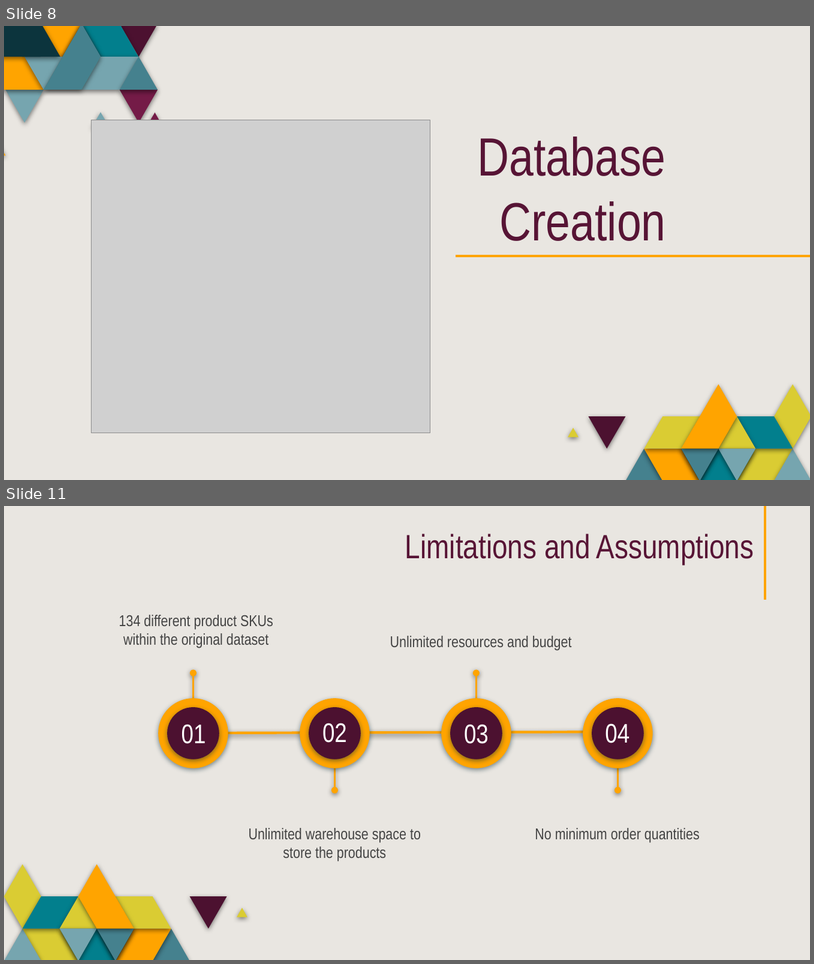
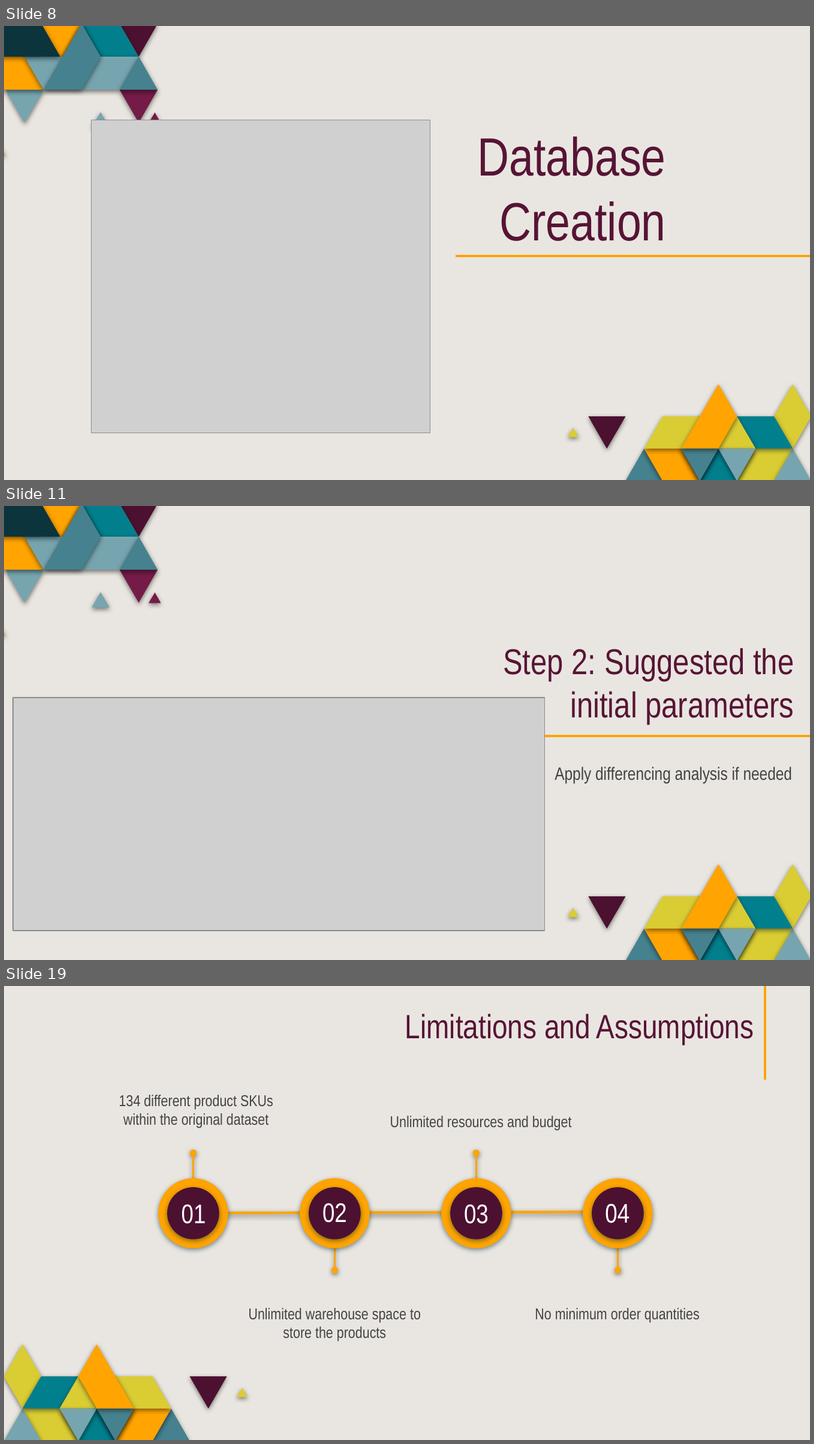
Before and after one commit to saraparveen26/Sales-Volume-Forecasting, a slide deck: Project_Presentation/PowerPoint Presentation1.pptx. Shown one above the other, each under a label of ours: slides 8 and 11 before the commit, slides 8, 11 and 19 after it; the slides between them are not shown. The pictures are 814x964 and 814x1444 pixels, drawn with LibreOffice and Linux fonts; fonts in the diff are those of the drawing; grey boxes stand for pictures. Boxes give left, top, right and bottom in pixels: in the first picture for what was removed or moved away, otherwise in the second. Text is boxed around its words. In the diff, an @@ line names an element or a change of style, - is before the commit and + after.

Commit message:
slides updated + images added

```diff
--- a/Project_Presentation/PowerPoint Presentation1.pptx
+++ b/Project_Presentation/PowerPoint Presentation1.pptx
@@ slide 11 added at bbox=[4, 506, 810, 960], background #E9E6E1; not listed: 37 template elements that a slide beside it also shows @@
@@ title added at bbox=[503, 648, 795, 724], 32 pt, text #571435 @@
+Step 2: Suggested the initial parameters
@@ picture added at bbox=[13, 697, 545, 930] @@
@@ text added at bbox=[555, 766, 792, 783], 16 pt, text #434343 @@
+Apply differencing analysis if needed
@@ what was slide 11 is now slide 19 @@
```
Also in this commit, not shown: 1 slide changed, 8 other slides added, 1 slide removed, 17 other files.
